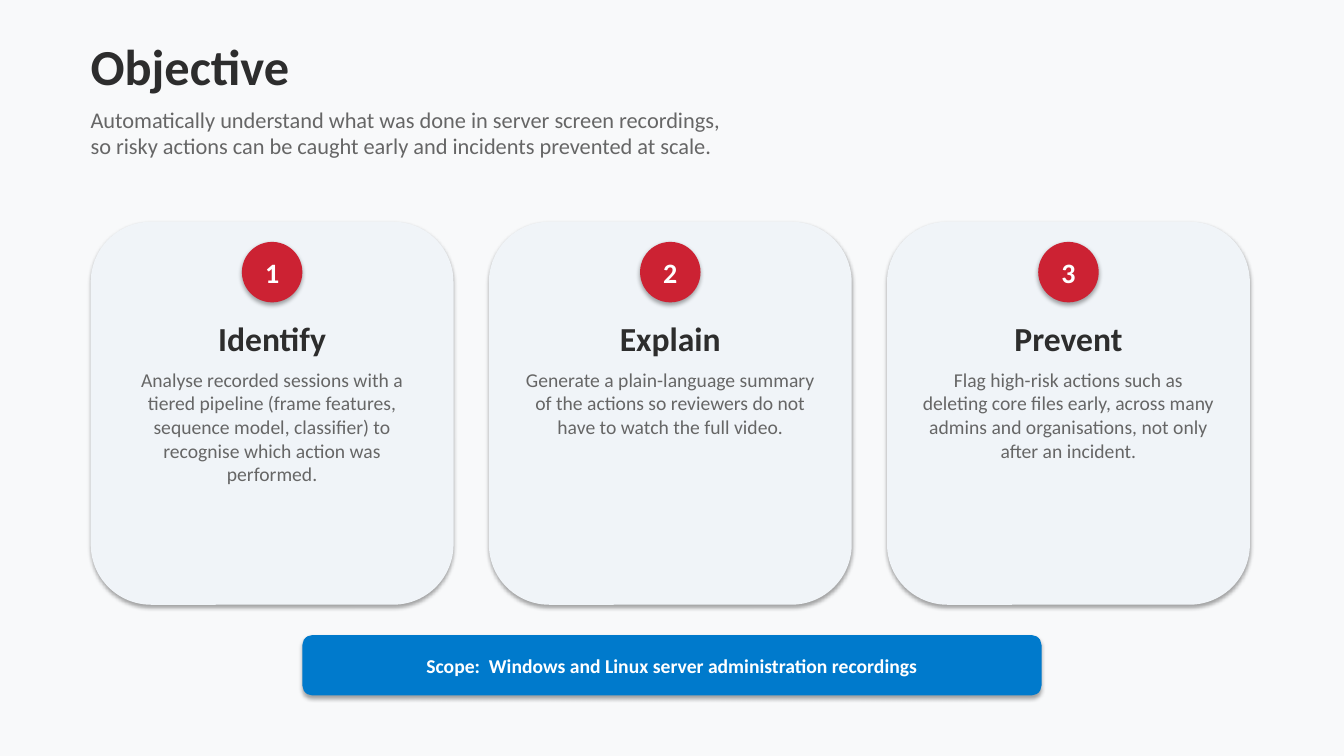
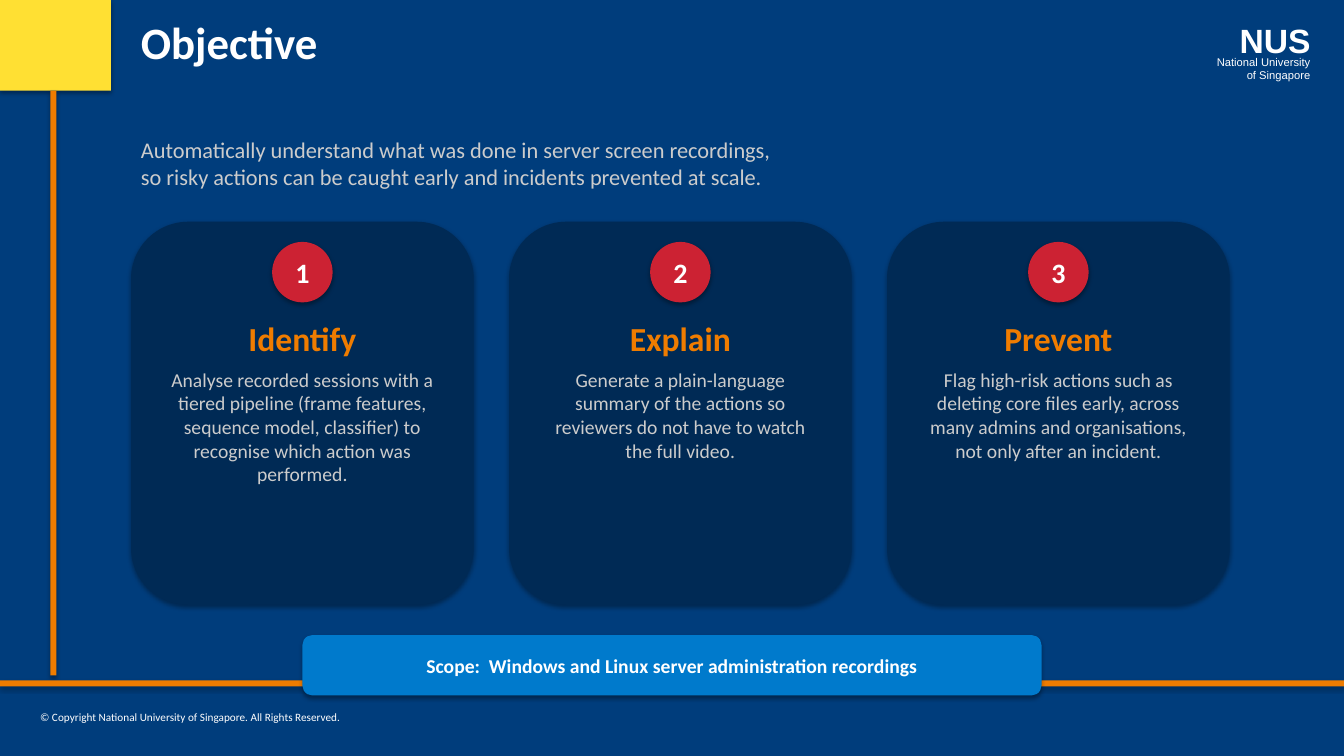
Before and after one commit to laxmi1707/PatternRecognSystem-Video2Text, a slide deck: slide 4 of presentation/Video2Knowledge_Final.pptx. Drawn at 1344x756 pixels with LibreOffice and Linux fonts; fonts in the diff are those of the drawing. Boxes give left, top, right and bottom in pixels: in the first picture for what was removed or moved away, otherwise in the second. Text is boxed around its words. In the diff, an @@ line names an element or a change of style, - is before the commit and + after.

Commit message:
feat: apply NUS ISS PowerPoint template to all presentations
- Add shared nus_iss_template.py with NUS official colors, slide layouts
- Update all 12 create_*.py scripts to use NUS ISS branding
- Navy blue background, orange text, sidebar decoration, NUS logo, footer

```diff
--- a/presentation/Video2Knowledge_Final.pptx
+++ b/presentation/Video2Knowledge_Final.pptx
@@ background #F8F9FA to #003D7C @@
@@ rectangle added at [0,0,111,91], fill #FFE033 @@
@@ text "Objective": place and size @@
-text "Objective" at [91,49,290,94]
+text "Objective" at [141,27,318,67]
@@ text "Objective" at [141,27,318,67]: size 36 to 32 pt, text colour #2D2D2D to #FFFFFF @@
@@ text added at [1240,29,1311,60], 24 pt, text #FFFFFF, bold @@
+NUS
@@ text added at [1217,58,1310,82], 8 pt, text #FFFFFF @@
+National University
+of Singapore
@@ rectangle added at [50,91,56,676], fill #EF7C00 @@
@@ text colour #666666 to #CCCCCC in 4 elements at [930,373,1186,461], [555,373,805,458], [171,373,433,484], [141,142,770,189] @@
@@ text "Automatically understand what was done ...": place and size @@
-text "Automatically understand what was done ..." at [91,112,719,158]
+text "Automatically understand what was done ..." at [141,142,770,189]
@@ fill #F0F4F8 to #002A55 in 3 elements at [509,222,852,605], [887,222,1230,605], [131,222,474,605] @@
@@ rounded rectangle: place and size @@
-rounded rectangle at [91,222,454,605]
+rounded rectangle at [131,222,474,605]
@@ rounded rectangle: place and size @@
-rounded rectangle at [489,222,852,605]
+rounded rectangle at [509,222,852,605]
@@ rounded rectangle: place and size @@
-rounded rectangle at [887,222,1250,605]
+rounded rectangle at [887,222,1230,605]
@@ ellipse "1": place and size @@
-ellipse "1" at [242,242,302,302]
+ellipse "1" at [272,242,333,302]
@@ ellipse "2": place and size @@
-ellipse "2" at [640,242,701,302]
+ellipse "2" at [650,242,711,302]
@@ ellipse "3": place and size @@
-ellipse "3" at [1038,242,1099,302]
+ellipse "3" at [1028,242,1089,302]
@@ text colour #2D2D2D to #EF7C00 in 3 elements at [1004,329,1112,352], [630,327,731,357], [248,327,356,357] @@
@@ text "Identify": place and size @@
-text "Identify" at [218,327,326,357]
+text "Identify" at [248,327,356,357]
@@ text "Explain": place and size @@
-text "Explain" at [620,327,721,357]
+text "Explain" at [630,327,731,357]
@@ text "Analyse recorded sessions with a ...": place and size @@
-text "Analyse recorded sessions with a ..." at [141,373,402,484]
+text "Analyse recorded sessions with a ..." at [171,373,433,484]
@@ text "Generate a plain-language summary of ...": place and size @@
-text "Generate a plain-language summary of ..." at [526,373,815,434]
+text "Generate a plain-language summary of ..." at [555,373,805,458]
@@ rectangle added at [0,681,1344,687], fill #EF7C00 @@
@@ text added at [52,713,340,723], 8 pt, text #FFFFFF @@
+© Copyright National University of Singapore. All Rights Reserved.
```
Also in this commit, not shown: 14 other slides changed, 24 other files.
